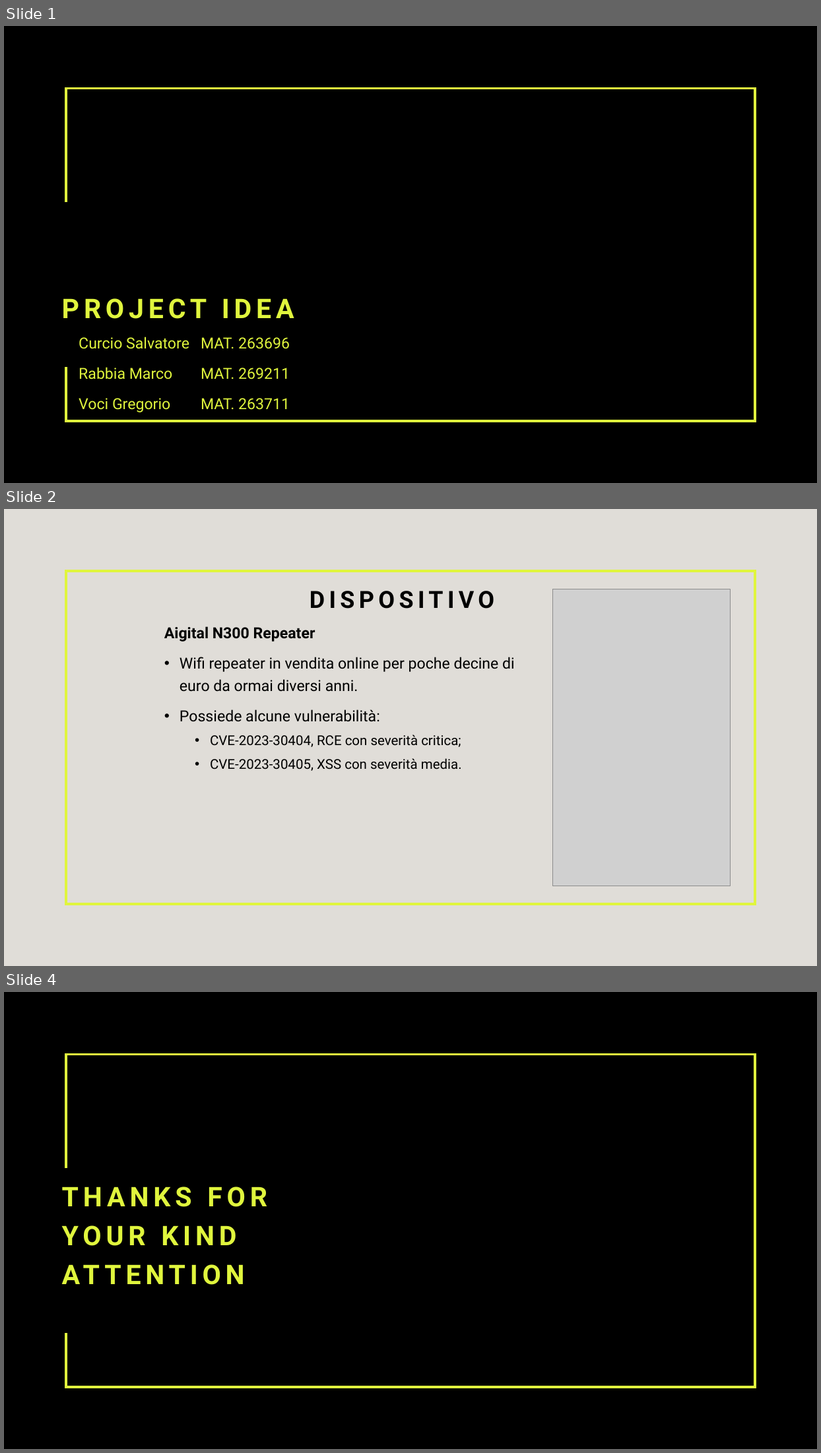
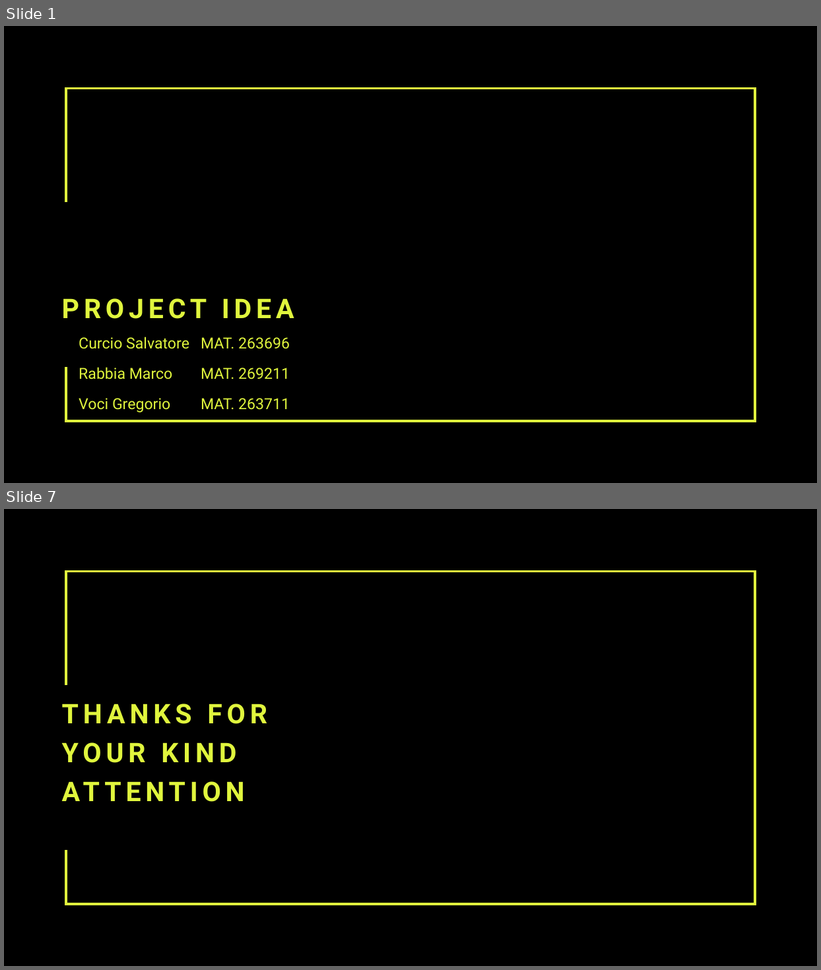
Before and after one commit to Gory-git/progetto_IoT, a slide deck: file/documents/CurcioRabbiaVociPresentation.pptx. Shown one above the other, each under a label of ours: slides 1, 2 and 4 before the commit, slides 1 and 7 after it; the slides between them are not shown. The pictures are 821x1453 and 821x970 pixels, drawn with LibreOffice and Linux fonts; fonts in the diff are those of the drawing; grey boxes stand for pictures; background and template pictures are left out; a plain dark background stands for a picture behind light text. Boxes give left, top, right and bottom in pixels: in the first picture for what was removed or moved away, otherwise in the second. Text is boxed around its words. In the diff, an @@ line names an element or a change of style, - is before the commit and + after.

```diff
--- a/file/documents/CurcioRabbiaVociPresentation.pptx
+++ b/file/documents/CurcioRabbiaVociPresentation.pptx
@@ slide 2 removed at (4, 509, 817, 966), background #E0DDD8 @@
@@ rectangle removed at (66, 571, 755, 904) @@
@@ title removed at (310, 591, 494, 609) @@
-DISPOSITIVO
@@ picture removed at (552, 590, 731, 886) @@
@@ text removed at (164, 626, 515, 771) @@
-Aigital N300 Repeater
-• Wifi repeater in vendita online per poche decine di euro da ormai diversi anni.
-• Possiede alcune vulnerabilità:
-  • CVE-2023-30404, RCE con severità critica;
-  • CVE-2023-30405, XSS con severità media.
@@ what was slide 4 is now slide 7 @@
```
Also in this commit, not shown: 5 slides added, 1 other slide removed, 16 other files.
